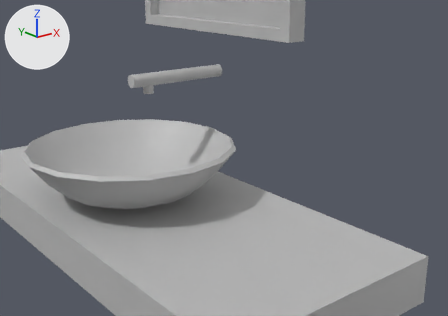
What one commit did to the FBX model Assets/Resources/Assets/3D/interior/izakaya_interior/restroom_area/restroom_props_BO.fbx.
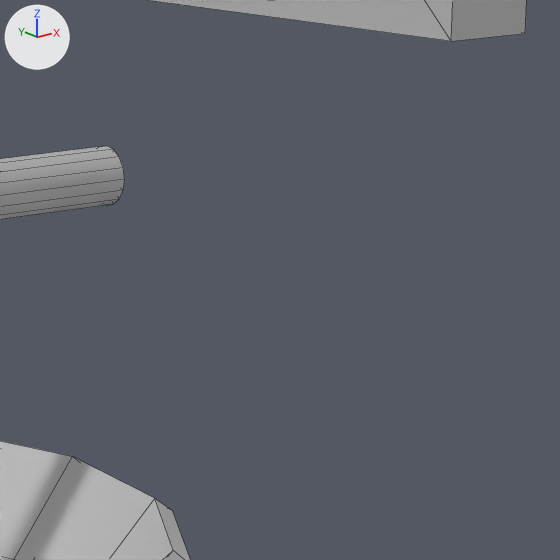
Each version appears first from a 50 mm camera at (-2.247, 0.388, 3.242) aimed at (-1.125, 1.791, 2.681), and next in a close-up on the part from 44% to 69% of the width and 11% to 47% of the height. Arrows for +X, +Y and +Z are at upper left; the lights stay in place. The close-ups show mesh edges as thin lines. Where no turn or scale is listed for an object, it has been applied to the vertices.

Names of what the first close-up shows: 'faucet', 'mirror', 'washbasin'.
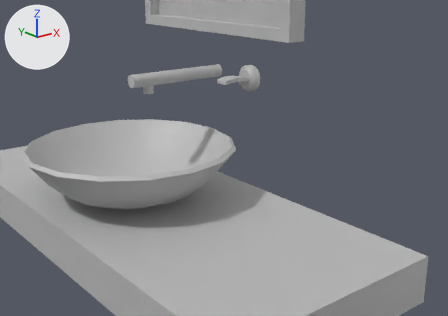
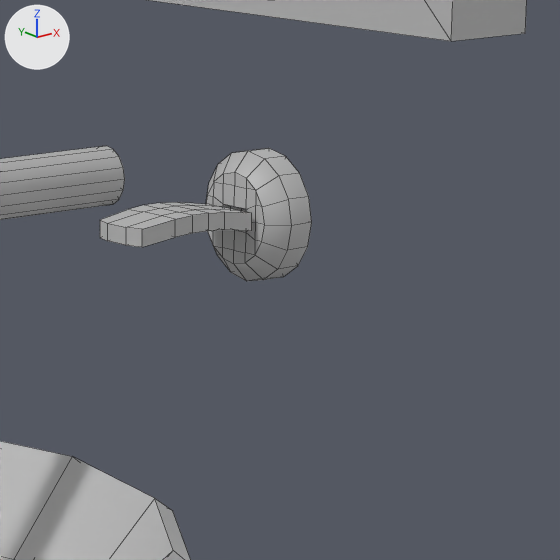
Edits to the scene script, one JSON object a line:
```json
{"op": "add", "block": "me_mesh_010_1", "code": ["me_mesh_010_1 = bpy.data.meshes.new('Mesh.010')", "me_mesh_010_1.from_pydata(...)  # 52 vertices, 50 faces; spans x -0.0958..0.0017, y -0.0234..0.0234, z -0.0055..0.0101", "me_mesh_010_1.materials.append(mat_lambert1)  # grey #bcbcbc"]}
{"op": "add", "block": "me_mesh_009_1", "code": ["me_mesh_009_1 = bpy.data.meshes.new('Mesh.009')", "me_mesh_009_1.from_pydata(...)  # 78 vertices, 88 faces; spans x -0.0174..0.0105, y -0.041..0.041, z -0.041..0.041", "me_mesh_009_1.materials.append(mat_lambert1)  # grey #bcbcbc"]}
{"op": "add", "block": "ob_faucet_handle_control", "code": ["ob_faucet_handle_control = bpy.data.objects.new('faucet_handle_control', me_mesh_010_1)", "ob_faucet_handle_control.location = (-1.0165, 1.8217, 2.9062)"]}
{"op": "add", "block": "ob_faucet_handle_buttom", "code": ["ob_faucet_handle_buttom = bpy.data.objects.new('faucet_handle_buttom', me_mesh_009_1)", "ob_faucet_handle_buttom.location = (-1.0012, 1.822, 2.9054)"]}
```

Pixel boxes [x1, y1, x2, y2] of what changed, in the close-ups (560 x 560 px):
```json
{"object": "faucet_handle_buttom", "change": "added", "after": [206, 148, 312, 281]}
{"object": "faucet_handle_control", "change": "added", "after": [100, 202, 252, 247]}
```
